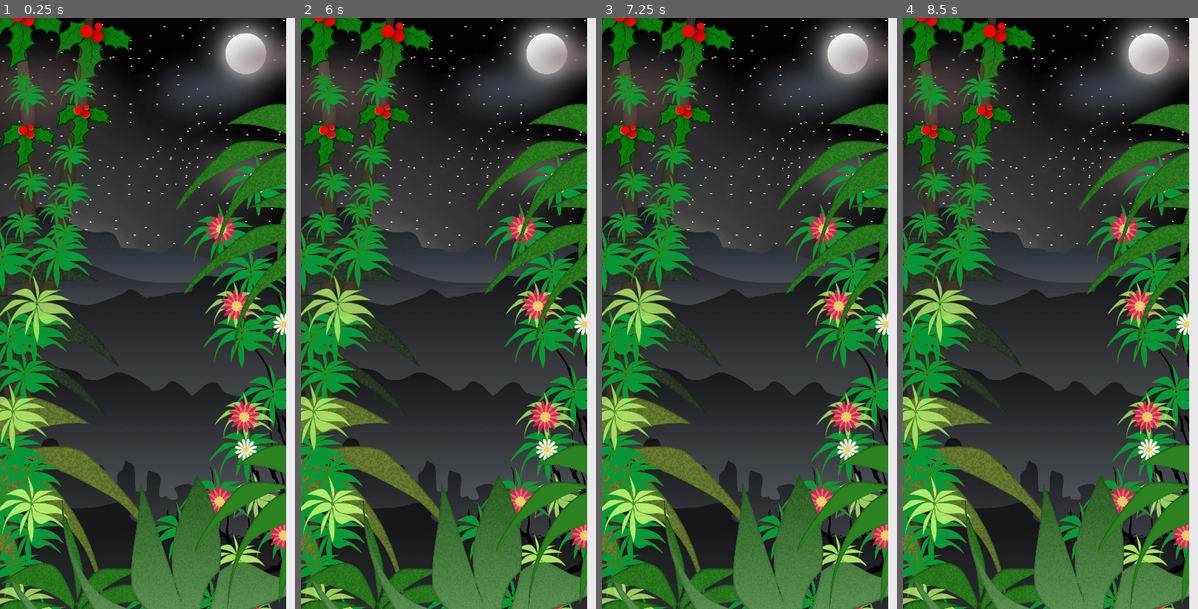
Above: before the commit, frames 1-4 (left to right).
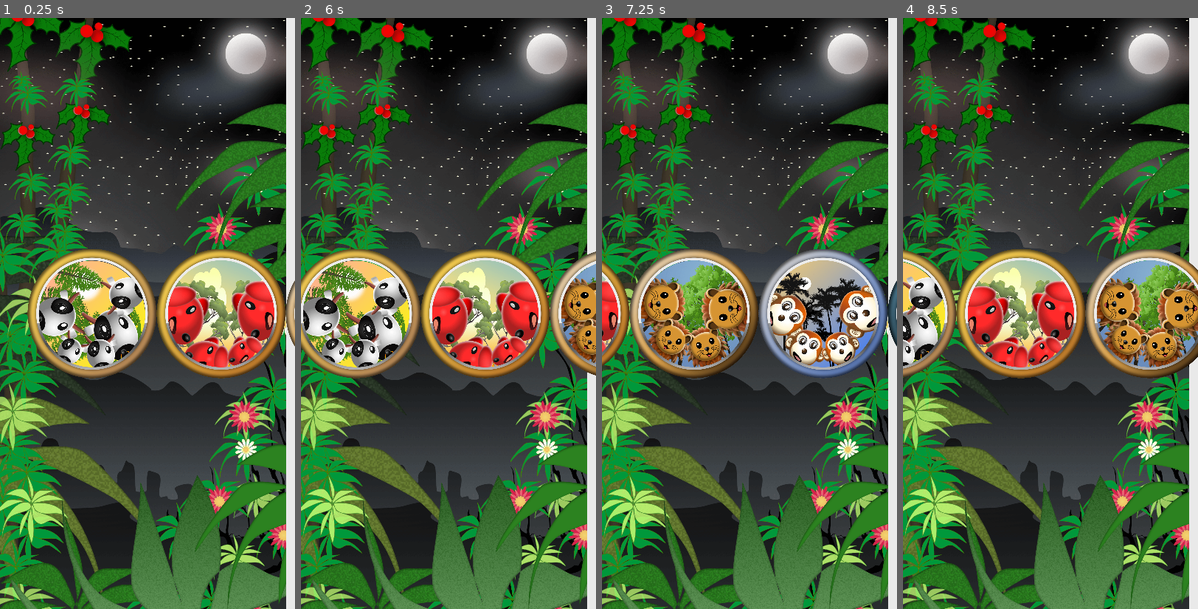
Above: after the commit, the same moments.

Repository: thunderrabbit/conswi
Game: Godot game, scene res://NightDayMainSplash/NightDayMainSplash.tscn
The game is run twice, just before and just after one commit, with the same random seed, the same clock (stepped at 60 frames per second) and the same inputs. This scene is started directly instead of the project's main scene.
Inputs (mouse positions are in pixels of both pictures, inside the frame that each line leads up to):
- Up to frame 1 (0.25 s): no input
- Up to frame 2 (6 s): click (392, 313) at 0.52 s; click (522, 313) at 1.27 s; click "pause" at 2 s; click "GO" at 2.75 s; move the mouse to (513, 283) at 3.52 s; hold Right (move_right) 3.53-4.25 s; click (513, 283) at 3.67 s; drag from (389, 343) to (433, 431) at 4.27 s; move the mouse to (478, 183) at 5.02 s; hold Right (move_right) 5.03-5.75 s; drag from (433, 431) to (360, 224) at 5.77 s
- Up to frame 3 (7.25 s): move the mouse to (838, 402) at 6.52 s; hold Left (move_left) from 6.53 s (still down)
- Up to frame 4 (8.5 s): release Left (move_left) at 7.25 s; drag from (962, 224) to (1006, 165) at 7.27 s; click (1021, 313) at 8.02 s

The runs differ from the first frame. In frame 1, 15% of the frame differs, in the area x 9-100%, y 39-61%; in frame 2, 17%; in frame 3, 16%; in frame 4, 17%, in the area x 0-100%, y 39-61%.
Error before the commit: Parse Error: Constant "TYPE_PANDA" already exists in this class (at line 47). (res://helpers/Globals.gd:54)

Commit message:
Can display world name corresponding to button

Diff:
--- a/NightDayMainSplash/WorldSelectScript.gd
+++ b/NightDayMainSplash/WorldSelectScript.gd
@@ -26,3 +26,4 @@
 
 func world_button_clicked(selected_world_type):
 	print(selected_world_type)
+	print(TileDatabase.tiles[selected_world_type]["ITEM_NAME"])
--- a/helpers/Globals.gd
+++ b/helpers/Globals.gd
@@ -51,9 +51,8 @@
 const TYPE_BEAR			= 6
 const TYPE_LION			= 7    # Right now, TYPE_LION and following do not exist in icons, but are on world select screen
 const TYPE_MONKEY		= 8
-const TYPE_PANDA		= 9
-const TYPE_RABBIT		= 10
-const TYPE_TIGER		= 11
+const TYPE_RABBIT		= 9
+const TYPE_TIGER		= 10
 
 const STAR_DISPLAY_BONUS = 0
 const STAR_REDUCE_SWIPES = 1
--- a/helpers/TileDatabase.gd
+++ b/helpers/TileDatabase.gd
@@ -15,7 +15,8 @@
 
 extends Node
 
-# Tiles are referenced by constants defined in Globals.  e.g.  G.TYPE_PIG = 0, so Pig must be the zeroth item in array `tiles` below
+# Tiles are referenced by constants defined in Globals.
+# e.g.  G.TYPE_PIG = 0, so Pig must be the zeroth item in array `tiles` below
 # A better solution might be to define
 #  tiles = [G.TYPE_PIG: { "ITEM_NAME": "Pig", "ITEM_COLOR": Color(1, 1, 0.5, 1) }, ... ]
 # but that syntax does not work
@@ -48,6 +49,22 @@
 		"ITEM_NAME" : "bear",
 		"ITEM_COLOR" : Color(1.0, 0, 0.5, 1.0),
 	},
+	{
+		"ITEM_NAME" : "lion",
+		"ITEM_COLOR" : Color(1.0, 0, 0.5, 1.0),
+	},
+	{
+		"ITEM_NAME" : "monkey",
+		"ITEM_COLOR" : Color(1.0, 0, 0.5, 1.0),
+	},
+	{
+		"ITEM_NAME" : "rabbit",
+		"ITEM_COLOR" : Color(1.0, 0, 0.5, 1.0),
+	},
+	{
+		"ITEM_NAME" : "tiger",
+		"ITEM_COLOR" : Color(1.0, 0, 0.5, 1.0),
+	},
 ]
 
 func _ready():
